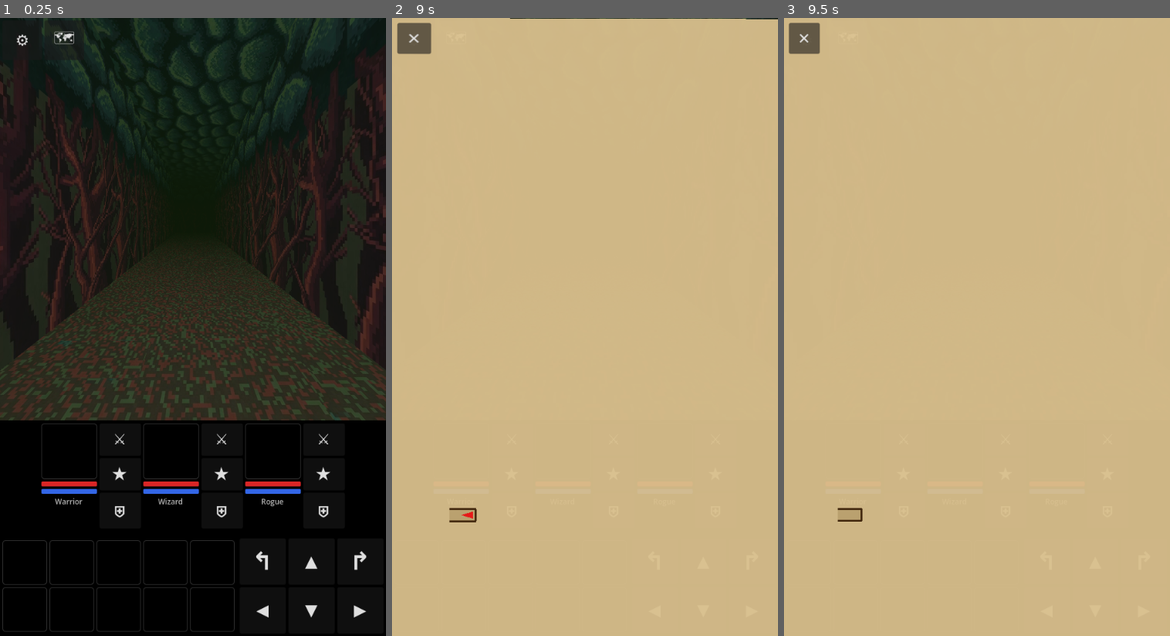
Above: before the commit, frames 1-3 (left to right).
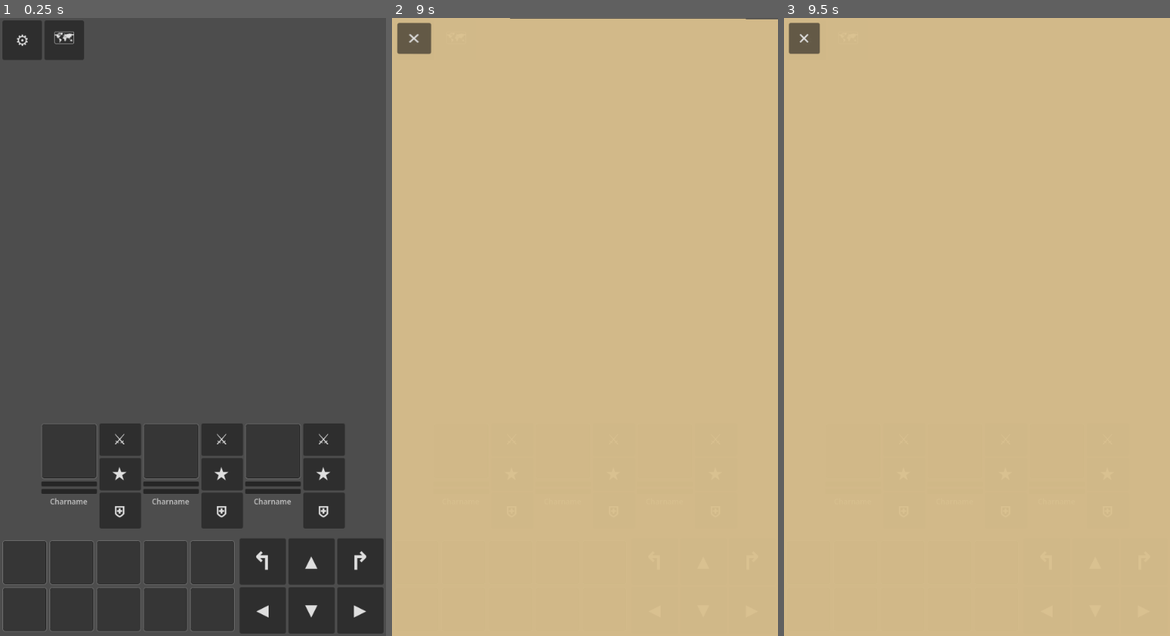
Above: after the commit, the same moments.

Repository: mael-nagot/beyond-the-last-lantern
Game: Godot game, scene res://scenes/game.tscn
Two runs of this game, one before a commit and one after it. Both use one fixed random seed, a clock stepped at 60 frames per second and the inputs below.
Inputs (mouse positions are in pixels of both pictures, inside the frame that each line leads up to):
- Up to frame 1 (0.25 s): no input
- Up to frame 2 (9 s): click (415, 561) at 0.52 s; click (465, 561) at 1.27 s; click (511, 561) at 2.02 s; click (557, 561) at 2.77 s; click (604, 561) at 3.52 s; click (415, 611) at 4.27 s; click (465, 611) at 5.02 s; click (511, 611) at 5.77 s; click (557, 611) at 6.52 s; click (604, 611) at 7.27 s; click "⚙" at 8 s; click "🗺" at 8.75 s
- Up to frame 3 (9.5 s): no input

The runs differ from the first frame. In frame 1, 99% of the frame differs, in the area x 0-100%, y 0-100%; in frame 2, 0.3%; in frame 3, 0.1%.
Error after the commit: Parse Error: Cannot infer the type of "popup" variable because the value doesn't have a set type. (res://scripts/Game.gd:300)

Commit message:
Phase 7 polish: item description popup
Single-tap a populated bar slot to open a modal showing the item's
tinted icon, translated name, and translated description. Helps
disambiguate visually-similar items — most notably Phase 8 Task 2c
keys whose hue tints differ but whose names don't.

Drag still wins over tap because TextureButton.pressed only fires on
a complete click cycle. The popup auto-closes on any inventory
mutation so it never shows stale state, and tapping the same slot
while open toggles it closed.

Diff:
--- a/scripts/Game.gd
+++ b/scripts/Game.gd
@@ -84,6 +84,11 @@
 		_hud.loot_popup.item_taken.connect(_on_loot_item_taken)
 		_hud.loot_popup.take_all_requested.connect(_on_loot_take_all)
 		_hud.loot_popup.close_requested.connect(_on_loot_close)
+	if _hud != null and _hud.item_bar != null:
+		_hud.item_bar.slot_clicked.connect(_on_item_slot_clicked)
+		_hud.item_bar.inventory_changed.connect(_on_inventory_changed)
+	if _hud != null and _hud.item_description_popup != null:
+		_hud.item_description_popup.close_requested.connect(_on_item_description_close)
 
 # -------------------------------------------------------
 # Chest interaction
@@ -284,6 +289,30 @@
 	if _hud != null and _hud.loot_popup != null:
 		_hud.loot_popup.close()
 
+func _on_item_slot_clicked(slot_index: int) -> void:
+	if _hud == null or _hud.item_bar == null or _hud.item_description_popup == null:
+		return
+	var inst: ItemInstance = _hud.item_bar.get_slot(slot_index)
+	if inst == null or inst.data == null:
+		return
+	# Tapping the same slot while the popup is already showing it
+	# closes — feels like a toggle.
+	var popup := _hud.item_description_popup
+	if popup.is_open() and popup.get_current_instance() == inst:
+		popup.close()
+		return
+	popup.open(inst)
+
+func _on_inventory_changed() -> void:
+	# Any inventory mutation (drag-use, drop on dungeon, pickup, debug
+	# spawn) closes the popup so it never displays stale state.
+	if _hud != null and _hud.item_description_popup != null and _hud.item_description_popup.is_open():
+		_hud.item_description_popup.close()
+
+func _on_item_description_close() -> void:
+	if _hud != null and _hud.item_description_popup != null:
+		_hud.item_description_popup.close()
+
 func _on_item_used_on_character(slot_index: int, _character_index: int) -> void:
 	if _hud == null or _hud.item_bar == null:
 		return
--- a/scripts/Hud.gd
+++ b/scripts/Hud.gd
@@ -18,6 +18,7 @@
 var pickup_prompt: PickupPrompt
 var toast: Toast
 var loot_popup: LootPopup
+var item_description_popup: ItemDescriptionPopup
 var map_data: MapData
 var _dungeon_view: DungeonView = null
 
@@ -41,6 +42,10 @@
 	loot_popup.name = "LootPopup"
 	loot_popup.setup(item_bar)
 	hud_root.add_child(loot_popup)
+
+	item_description_popup = ItemDescriptionPopup.new()
+	item_description_popup.name = "ItemDescriptionPopup"
+	hud_root.add_child(item_description_popup)
 
 	get_viewport().size_changed.connect(_on_viewport_resized)
 	_apply_layout()
--- /dev/null
+++ b/scripts/ItemDescriptionPopup.gd
@@ -0,0 +1,144 @@
+class_name ItemDescriptionPopup
+extends Control
+
+# Single-tap a populated bar slot to peek at the item's name and
+# description with the per-instance icon (so visually-identical keys
+# with different lock_ids still differentiate via their hue tint).
+# Drag still wins over tap — the existing drag-to-use / drag-to-drop
+# flows are unaffected because TextureButton.pressed only fires on a
+# complete click cycle, not when a drag preempts it.
+
+signal close_requested
+
+var _instance: ItemInstance = null
+
+var _backdrop: ColorRect
+var _panel: Panel
+var _icon: TextureRect
+var _name_label: Label
+var _description_label: Label
+var _close_button: Button
+
+func _ready() -> void:
+	visible = false
+	mouse_filter = Control.MOUSE_FILTER_STOP
+	set_anchors_and_offsets_preset(Control.PRESET_FULL_RECT)
+	_build_layout()
+	get_viewport().size_changed.connect(_on_viewport_resized)
+
+func open(instance: ItemInstance) -> void:
+	if instance == null or instance.data == null:
+		return
+	_instance = instance
+	visible = true
+	_refresh()
+
+func close() -> void:
+	visible = false
+	_instance = null
+
+func is_open() -> bool:
+	return visible
+
+func get_current_instance() -> ItemInstance:
+	return _instance
+
+# -------------------------------------------------------
+# Construction
+# -------------------------------------------------------
+
+func _build_layout() -> void:
+	_backdrop = ColorRect.new()
+	_backdrop.color = Color(0.0, 0.0, 0.0, 0.55)
+	_backdrop.mouse_filter = Control.MOUSE_FILTER_STOP
+	_backdrop.gui_input.connect(_on_backdrop_input)
+	add_child(_backdrop)
+	_backdrop.set_anchors_and_offsets_preset(Control.PRESET_FULL_RECT)
+
+	_panel = Panel.new()
+	_panel.mouse_filter = Control.MOUSE_FILTER_STOP
+	var style := StyleBoxFlat.new()
+	style.bg_color = Color(0.10, 0.08, 0.06, 0.96)
+	style.border_color = Color(0.85, 0.75, 0.55, 0.9)
+	style.set_border_width_all(2)
+	style.set_corner_radius_all(8)
+	_panel.add_theme_stylebox_override("panel", style)
+	add_child(_panel)
+
+	_icon = TextureRect.new()
+	_icon.expand_mode = TextureRect.EXPAND_IGNORE_SIZE
+	_icon.stretch_mode = TextureRect.STRETCH_KEEP_ASPECT_CENTERED
+	_icon.mouse_filter = Control.MOUSE_FILTER_IGNORE
+	_panel.add_child(_icon)
+
+	_name_label = Label.new()
+	_name_label.horizontal_alignment = HORIZONTAL_ALIGNMENT_CENTER
+	_name_label.vertical_alignment = VERTICAL_ALIGNMENT_CENTER
+	_name_label.add_theme_color_override("font_color", Color(0.95, 0.92, 0.78))
+	_panel.add_child(_name_label)
+
+	_description_label = Label.new()
+	_description_label.autowrap_mode = TextServer.AUTOWRAP_WORD_SMART
+	_description_label.horizontal_alignment = HORIZONTAL_ALIGNMENT_CENTER
+	_description_label.vertical_alignment = VERTICAL_ALIGNMENT_TOP
+	_description_label.add_theme_color_override("font_color", Color(0.85, 0.82, 0.70))
+	_panel.add_child(_description_label)
+
+	_close_button = Button.new()
+	_close_button.text = "✕"
+	_close_button.pressed.connect(_on_close_pressed)
+	_panel.add_child(_close_button)
+
+func _on_viewport_resized() -> void:
+	if visible:
+		_layout()
+
+func _refresh() -> void:
+	_layout()
+	if _instance == null or _instance.data == null:
+		return
+	_icon.texture = _instance.get_icon()
+	_name_label.text = _instance.data.get_display_name()
+	_description_label.text = _instance.data.get_display_description()
+
+func _layout() -> void:
+	var screen := get_viewport().get_visible_rect().size
+	var short_side: float = min(screen.x, screen.y)
+	var panel_w: float = short_side * 0.62
+	var panel_h: float = short_side * 0.58
+	_panel.size = Vector2(panel_w, panel_h)
+	_panel.position = Vector2((screen.x - panel_w) * 0.5, (screen.y - panel_h) * 0.5)
+
+	var pad: float = short_side * 0.025
+	var close_size: float = short_side * 0.06
+
+	_close_button.size = Vector2(close_size, close_size)
+	_close_button.position = Vector2(panel_w - close_size - pad * 0.5, pad * 0.5)
+	_close_button.add_theme_font_size_override("font_size", int(short_side * 0.035))
+
+	var icon_size: float = short_side * 0.20
+	_icon.size = Vector2(icon_size, icon_size)
+	_icon.position = Vector2((panel_w - icon_size) * 0.5, pad + close_size * 0.25)
+
+	var name_y: float = _icon.position.y + icon_size + pad * 0.5
+	var name_h: float = short_side * 0.06
+	_name_label.size = Vector2(panel_w - pad * 2, name_h)
+	_name_label.position = Vector2(pad, name_y)
+	_name_label.add_theme_font_size_override("font_size", int(short_side * 0.045))
+
+	var desc_y: float = name_y + name_h + pad * 0.4
+	var desc_h: float = panel_h - desc_y - pad
+	_description_label.size = Vector2(panel_w - pad * 2, desc_h)
+	_description_label.position = Vector2(pad, desc_y)
+	_description_label.add_theme_font_size_override("font_size", int(short_side * 0.03))
+
+# -------------------------------------------------------
+# Input
+# -------------------------------------------------------
+
+func _on_backdrop_input(event: InputEvent) -> void:
+	if event is InputEventMouseButton and event.pressed:
+		close_requested.emit()
+
+func _on_close_pressed() -> void:
+	close_requested.emit()
--- /dev/null
+++ b/tests/integration/test_item_description_popup.gd
@@ -0,0 +1,99 @@
+extends GutTest
+
+# ItemDescriptionPopup is a programmatic Control built in _ready(),
+# so we exercise it inside the scene tree (add_child_autofree) the
+# same way LootPopup is tested.
+
+func _make_popup() -> ItemDescriptionPopup:
+	var popup := ItemDescriptionPopup.new()
+	add_child_autofree(popup)
+	return popup
+
+func _make_item_data() -> ItemData:
+	var data := ItemData.new()
+	data.item_name = "item.health_potion.name"
+	data.description = "item.health_potion.description"
+	return data
+
+# -------------------------------------------------------
+# Visibility
+# -------------------------------------------------------
+
+func test_starts_hidden() -> void:
+	var popup := _make_popup()
+	assert_false(popup.visible)
+	assert_false(popup.is_open())
+
+func test_open_makes_visible() -> void:
+	var popup := _make_popup()
+	popup.open(ItemInstance.create(_make_item_data(), 1))
+	assert_true(popup.visible)
+	assert_true(popup.is_open())
+
+func test_close_hides_and_clears_instance() -> void:
+	var popup := _make_popup()
+	popup.open(ItemInstance.create(_make_item_data(), 1))
+	popup.close()
+	assert_false(popup.visible)
+	assert_null(popup.get_current_instance())
+
+func test_open_with_null_instance_is_a_noop() -> void:
+	var popup := _make_popup()
+	popup.open(null)
+	assert_false(popup.visible)
+
+func test_open_with_dataless_instance_is_a_noop() -> void:
+	var popup := _make_popup()
+	var inst := ItemInstance.new()
+	popup.open(inst)
+	assert_false(popup.visible)
+
+# -------------------------------------------------------
+# Display content
+# -------------------------------------------------------
+
+func test_displays_translated_name_and_description() -> void:
+	var popup := _make_popup()
+	popup.open(ItemInstance.create(_make_item_data(), 1))
+	assert_eq(popup._name_label.text, tr("item.health_potion.name"))
+	assert_eq(popup._description_label.text, tr("item.health_potion.description"))
+
+func test_uses_per_instance_icon_for_hue_shifted_keys() -> void:
+	# A key with apply_hue_shift > 0 produces a baked tinted icon
+	# via get_icon(); the popup must show that, not data.icon.
+	var data := ItemData.new()
+	data.item_name = "item.key_forest.name"
+	data.description = "item.key_forest.description"
+	# Build a tiny solid-colour image so the hue shift produces a
+	# real ImageTexture rather than null.
+	var img := Image.create(4, 4, false, Image.FORMAT_RGBA8)
+	img.fill(Color(1, 0, 0, 1))
+	data.icon = ImageTexture.create_from_image(img)
+	var inst := ItemInstance.create(data, 1)
+	inst.apply_hue_shift(0.4)
+
+	var popup := _make_popup()
+	popup.open(inst)
+	assert_eq(popup._icon.texture, inst.get_icon())
+	assert_ne(popup._icon.texture, data.icon)
+
+# -------------------------------------------------------
+# Signals
+# -------------------------------------------------------
+
+func test_close_button_emits_close_requested() -> void:
+	var popup := _make_popup()
+	popup.open(ItemInstance.create(_make_item_data(), 1))
+	watch_signals(popup)
+	popup._on_close_pressed()
+	assert_signal_emitted(popup, "close_requested")
+
+func test_backdrop_click_emits_close_requested() -> void:
+	var popup := _make_popup()
+	popup.open(ItemInstance.create(_make_item_data(), 1))
+	watch_signals(popup)
+	var event := InputEventMouseButton.new()
+	event.button_index = MOUSE_BUTTON_LEFT
+	event.pressed = true
+	popup._on_backdrop_input(event)
+	assert_signal_emitted(popup, "close_requested")
Not shown, changed: docs/ROADMAP.md
Not shown, changed: scripts/README.md
